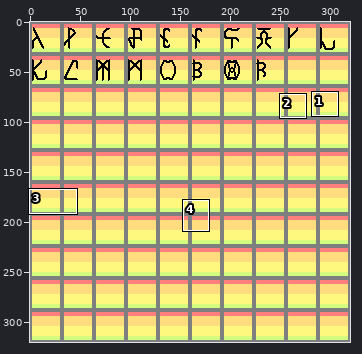
One commit to this pixel-art file: ElementalWard/Assets/ElementalWard/Base/Core/Font.ase. The picture above shows the old version from afar; the outline marks the close-up.
Close-up. First the earlier version:
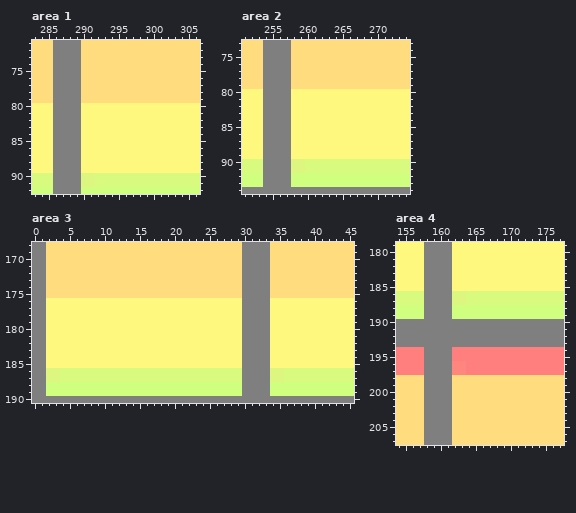
320x320 pixels, 1 frame. Colours within 5 levels of each other are drawn and written as one. Shown: area 1: x 283..306, y 71..92; area 2: x 251..274, y 73..94; area 3: x 0..45, y 168..190; area 4: x 154..177, y 179..207. The commit also changed other parts of the picture, which this record leaves out.
New version:
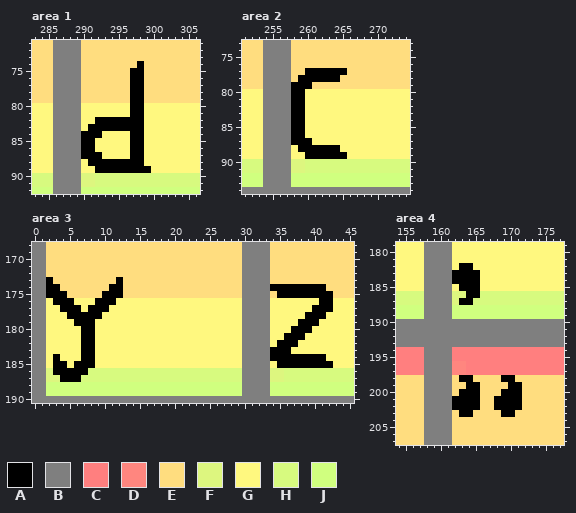
Palette (. is transparent): A #000000  B #7f7f7f  C #ff7f7f  D #ff867f  E #ffdd7f  F #ddf67f  G #fff87f  H #d7fa7f  J #d0ff7f
Change:
layer "Font" now shown
Changed rows in their new state; - is an unchanged pixel.
Area 1, layer "Font":
first column x 290:
74 --------A-
75 -------AA-
76 -------AA-
77 -------AA-
78 -------AA-
79 -------AA-
80 -------AA-
81 -------AA-
82 --AAAAAAA-
83 -AAAAAAAA-
84 AAA----AA-
85 AA-----AA-
86 AA-----AA-
87 AAA----AA-
88 -AAAAAAAA-
89 --AAAAAAAA
Area 2, layer "Font":
first column x 258:
77 --AAAAAA
78 -AAAAAA-
79 AAA-----
80 AA------
81 AA------
82 AA------
83 AA------
84 AA------
85 AA------
86 AA------
87 AAA-----
88 -AAAAAA-
89 --AAAAAA
Area 3, layer "Font":
first column x 2:
173 A---------A------------------------------
174 AA-------AA---------------------AAAAAAAA-
175 AAA-----AAA----------------------AAAAAAAA
176 -AAA---AAA-----------------------------AA
177 --AAA-AAA-----------------------------AAA
178 ---AAAAA-----------------------------AAA-
179 ----AAA-----------------------------AAA--
180 -----AA----------------------------AAA---
181 -----AA---------------------------AAA----
182 -----AA--------------------------AAA-----
183 -----AA-------------------------AAA------
184 -A---AA-------------------------AAAAAAAA-
185 -AA-AAA--------------------------AAAAAAAA
186 -AAAAA-----------------------------------
187 --AAA------------------------------------
Area 4, layer "Font":
first column x 162:
182 -AA-
183 AAAA
184 AAAA
185 -AAA
186 --AA
187 -AA-
first column x 162:
198 -AA----AA-
199 --AA----AA
200 -AAA---AAA
201 AAAA--AAAA
202 AAAA--AAAA
203 -AA----AA-
Boxes around the changes in both close-ups, in picture pixels (x1, y1, x2, y2):
changed: (81, 61, 151, 173)
changed: (291, 68, 347, 159)
changed: (46, 277, 123, 382)
changed: (270, 284, 333, 368)
changed: (452, 263, 480, 305)
changed: (452, 375, 522, 417)
